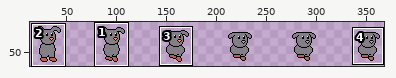
Sprite sheet: Assets/Animation/Player/NewSpritesheets/Rework_Bemmy_Main-Jump.png. Above, an overview of the earlier version with the close-up marked.
Close-up. Before the edit:
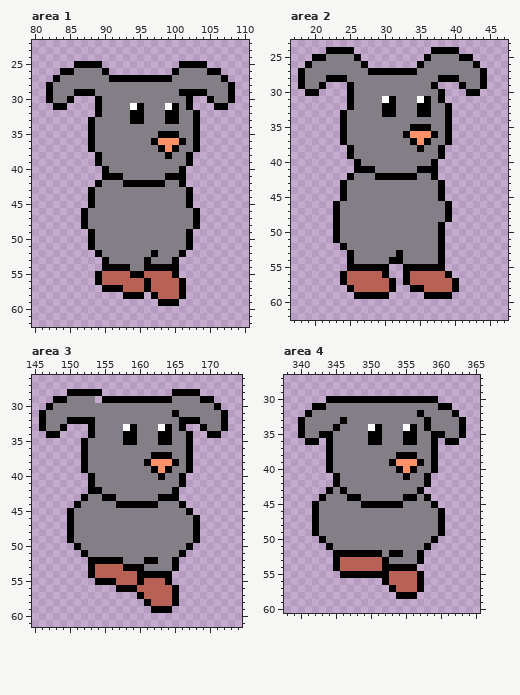
The file is 384x64 pixels. Shown: area 1: x 80..110, y 22..62; area 2: x 17..47, y 23..62; area 3: x 145..174, y 26..61; area 4: x 338..365, y 27..60. The wide view leaves out empty margins. The commit also changed other parts of the picture, which this record leaves out.
The result:
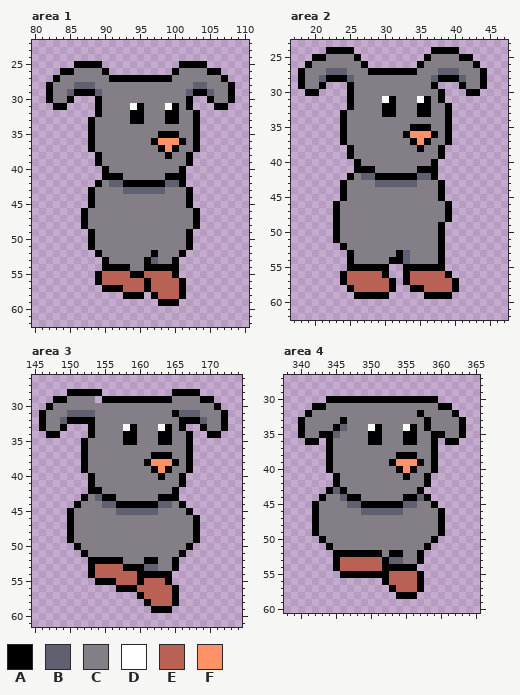
Palette (. is transparent): A #000000  B #606070  C #847e87  D #ffffff  E #ba6156  F #ff9166
What changed:
--- area 1
@@ x 80..110 @@
 27 ...ACCCCCCCAAAAAAAAACCCCCCCA...
-28 ..ACCCCCCCCCCCCCCCCCCCCCCCCCA..
-29 ..ACCCAAACCCCCCCCCCCCAAAACCCA..
+28 ..ACCCBBBCCCCCCCCCCCCCCBBCCCA..
+29 ..ACCBAAABCCCCCCCCCCCCBAABCCA..
 30 ..ACCA...ACCCCCCCCCCCCA..ACCA..
@@ x 89..102 @@
 41 .AAACCCCCCAAA.
-42 ACCCAAAAAACCA.
-43 CCCCCCCCCCCCCA
+42 ACBBAAAAAABBA.
+43 CCCCBBBBBBCCCA
 44 CCCCCCCCCCCCCA
@@ x 95..99 @@
 52 CCACC
-53 CACCC
+53 CABCC
 54 CAAAA
--- area 2
@@ x 17..47 @@
 26 ..ACCCCCCCA.......ACCCCCCCA....
-27 .ACCCCCCCCCAAAAAAACCCCCCCCCA...
-28 .ACCCAAACCCCCCCCCCCCCAAACCCA...
+27 .ACCCBBBCCCAAAAAAACCCBBBCCCA...
+28 .ACCBAAABCCCCCCCCCCCBAAABCCA...
 29 .ACCA...ACCCCCCCCCCCA...ACCA...
@@ x 25..38 @@
 41 .AAACCCCCCAAA.
-42 ACCCAAAAAACCA.
-43 CCCCCCCCCCCCCA
+42 ACBBAAAAAABBA.
+43 CCCCBBBBBBCCCA
 44 CCCCCCCCCCCCCA
@@ x 31..35 @@
 52 CCCCC
-53 CACCC
-54 AACCC
+53 CABCC
+54 AABCC
 55 ..AAA
--- area 3
@@ x 145..174 @@
 30 ..ACCCCCCCCCCCCCCCCCCCCCCCA...
-31 .ACCCCCCCCCCCCCCCCCCACCCCCCA..
-32 .ACCCAAAACCCCCCCCCCCCAAACCCA..
+31 .ACCCBBBBCCCCCCCCCCCABBBCCCA..
+32 .ACCBAAAACCCCCCCCCCCCAAABCCA..
 33 .ACCA...ACCCCDACCCDACA..ACCA..
@@ x 152..166 @@
 42 .AACCCCCCCCCCA.
-43 ACCAACCCCCCAAA.
-44 CCCCCAAAAAACCCA
-45 CCCCCCCCCCCCCCC
+43 ACBAACCCCCCAAA.
+44 CCCBBAAAAAABBCA
+45 CCCCCBBBBBBCCCC
 46 CCCCCCCCCCCCCCC
@@ x 159..164 @@
 52 CCAACC
-53 AACCCC
+53 AABBCC
 54 EAAAAA
--- area 4
@@ x 343..348 @@
 33 CCCACC
-34 CCACCC
-35 AACCCC
+34 CCABCC
+35 AABCCC
 36 .ACCCC
@@ x 343..359 @@
 42 ..ACCCCCCCCCCCCA.
-43 .ACACCCCCCCCCCA..
-44 ACCCAACCCCCCAACA.
-45 CCCCCCAAAAAACCCCA
-46 CCCCCCCCCCCCCCCCC
+43 .ABACCCCCCCCCCA..
+44 ACCBAACCCCCCAABA.
+45 CCCCBBAAAAAABBCCA
+46 CCCCCCBBBBBBCCCCC
 47 CCCCCCCCCCCCCCCCC
@@ x 351..356 @@
 52 ACAACC
-53 EACCCC
+53 EABBCC
 54 EAAAAA
